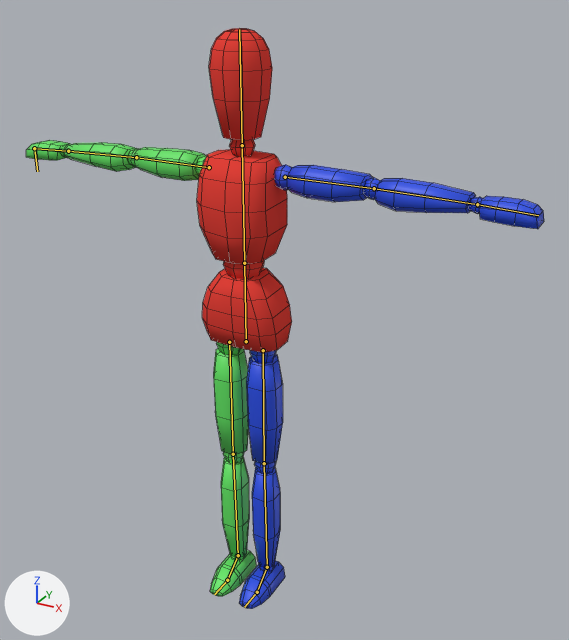
Renders of the Blender file Assets/Models/Template Entity.blend from each side of a commit.
Both versions are drawn from a camera (50 mm lens) standing at (1.096, -1.763, 1.84) and looking at (0.043, 0.152, 0.883). The lights are fixed; the arrows at lower left show +X, +Y and +Z. The bones that bend it are drawn over the model as lines. Mesh edges are drawn as thin lines.
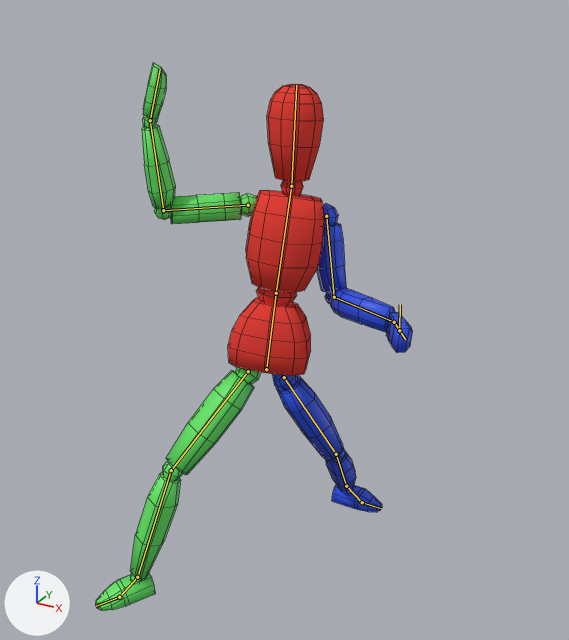
The newer file adds an action. The first version stands in its rest pose; the second is drawn at frame 5 of the action 'Break Guard'.

Where the change shows, as pixel boxes (x1, y1, x2, y2) in the pictures (569 x 640 px):
'Cube', posed (39% narrower): before (26, 28, 544, 609); after (95, 63, 413, 611)
bone 'Hip', root to tip: before (246, 341) to (244, 263); after (266, 369) to (276, 293)
bone 'Spine', root to tip: before (244, 263) to (242, 145); after (276, 293) to (291, 186)
bone 'Head', root to tip: before (242, 145) to (239, 29); after (291, 186) to (296, 85)
bone 'Upper Arm.L', root to tip: before (285, 177) to (374, 188); after (326, 216) to (334, 297)
bone 'Lower Arm.L', root to tip: before (374, 188) to (477, 204); after (334, 297) to (394, 322)
bone 'Hand.L', root to tip: before (477, 204) to (538, 215); after (394, 322) to (405, 339)
bone 'Upper Arm.R', root to tip: before (209, 167) to (136, 157); after (248, 205) to (163, 210)
bone 'Lower Arm.R', root to tip: before (136, 157) to (68, 151); after (163, 210) to (150, 120)
bone 'Hand.R', root to tip: before (68, 151) to (34, 148); after (150, 120) to (160, 69)
bone 'Foot.L', root to tip: before (267, 567) to (257, 592); after (346, 486) to (362, 502)
bone 'Foot.R', root to tip: before (238, 555) to (227, 580); after (137, 577) to (119, 597)

What changed in the scene script:
```text
Change bone_hip:
    where bone_hip = bpy.data.objects['Armature'].pose.bones['Hip']  # child of 'Root'
    bone_hip.location: (0.0, 0.0, 0.0) -> (0.0, -0.145, -0.117)
    bone_hip.rotation_quaternion: (1.0, 0.0, 0.0, 0.0) -> (0.977, -0.127, 0.168, -0.022)  # degrees (0, 0, 0) -> degrees (-16, 19, -5)
Change bone_spine:
    where bone_spine = bpy.data.objects['Armature'].pose.bones['Spine']  # child of 'Hip'
    bone_spine.rotation_quaternion: (1.0, 0.0, 0.0, 0.0) -> (0.993, 0.038, 0.11, -0.011)  # degrees (0, 0, 0) -> degrees (4, 13, -1)
Change bone_head:
    where bone_head = bpy.data.objects['Armature'].pose.bones['Head']  # child of 'Spine'
    bone_head.rotation_quaternion: (1.0, 0.0, 0.0, 0.0) -> (0.961, 0.044, -0.271, 0.041)  # degrees (0, 0, 0) -> degrees (4, -32, 4)
Change bone_upper_arm_l:
    where bone_upper_arm_l = bpy.data.objects['Armature'].pose.bones['Upper Arm.L']  # child of 'Spine'
    bone_upper_arm_l.rotation_quaternion: (1.0, 0.0, 0.0, 0.0) -> (0.723, -0.222, -0.309, -0.576)  # degrees (0, 0, 0) -> degrees (3, -45, -78)
Change bone_lower_arm_l:
    where bone_lower_arm_l = bpy.data.objects['Armature'].pose.bones['Lower Arm.L']  # child of 'Upper Arm.L'
    bone_lower_arm_l.rotation_quaternion: (1.0, 0.0, 0.0, 0.0) -> (0.763, 0.64, 0.068, -0.064)  # degrees (0, 0, 0) -> degrees (80, 11, -1)
Change bone_hand_l:
    where bone_hand_l = bpy.data.objects['Armature'].pose.bones['Hand.L']  # child of 'Lower Arm.L'
    bone_hand_l.rotation_quaternion: (1.0, 0.0, 0.0, 0.0) -> (0.962, 0.0, -0.045, -0.271)  # degrees (0, 0, 0) -> degrees (1, -5, -32)
Change bone_upper_arm_r:
    where bone_upper_arm_r = bpy.data.objects['Armature'].pose.bones['Upper Arm.R']  # child of 'Spine'
    bone_upper_arm_r.rotation_quaternion: (1.0, 0.0, 0.0, 0.0) -> (0.658, -0.021, 0.745, 0.111)  # degrees (0, 0, 0) -> degrees (-51, 100, -40)
Change bone_lower_arm_r:
    where bone_lower_arm_r = bpy.data.objects['Armature'].pose.bones['Lower Arm.R']  # child of 'Upper Arm.R'
    bone_lower_arm_r.rotation_quaternion: (1.0, 0.0, 0.0, 0.0) -> (0.646, 0.475, 0.352, 0.482)  # degrees (0, 0, 0) -> degrees (72, 0, 73)
Change bone_hand_r:
    where bone_hand_r = bpy.data.objects['Armature'].pose.bones['Hand.R']  # child of 'Lower Arm.R'
    bone_hand_r.rotation_quaternion: (1.0, 0.0, 0.0, 0.0) -> (0.101, 0.154, -0.982, -0.027)  # degrees (0, 0, 0) -> degrees (-5, -169, 18)
Change bone_foot_l:
    where bone_foot_l = bpy.data.objects['Armature'].pose.bones['Foot.L']  # child of 'Lower Leg.L'
    bone_foot_l.rotation_quaternion: (1.0, 0.0, 0.0, 0.0) -> (0.71, -0.547, -0.443, 0.0)  # degrees (0, 0, 0) -> degrees (-89, -39, 39)
Change bone_foot_r:
    where bone_foot_r = bpy.data.objects['Armature'].pose.bones['Foot.R']  # child of 'Lower Leg.R'
    bone_foot_r.rotation_quaternion: (1.0, 0.0, 0.0, 0.0) -> (0.967, 0.198, 0.16, 0.0)  # degrees (0, 0, 0) -> degrees (24, 18, 4)
Change bone_leg_ik_l:
    where bone_leg_ik_l = bpy.data.objects['Armature'].pose.bones['Leg IK.L']  # child of 'Root'
    bone_leg_ik_l.location: (0.0, 0.0, 0.0) -> (-0.001, 0.535, -0.042)
Change bone_pole_target_l:
    where bone_pole_target_l = bpy.data.objects['Armature'].pose.bones['Pole Target.L']  # child of 'Root'
    bone_pole_target_l.location: (0.0, 0.0, 0.0) -> (0.363, 0.0, -0.575)
Change bone_leg_ik_r:
    where bone_leg_ik_r = bpy.data.objects['Armature'].pose.bones['Leg IK.R']  # child of 'Root'
    bone_leg_ik_r.location: (0.0, 0.0, 0.0) -> (-0.006, -0.238, 0.235)
Change bone_pole_target_r:
    where bone_pole_target_r = bpy.data.objects['Armature'].pose.bones['Pole Target.R']  # child of 'Root'
    bone_pole_target_r.location: (0.0, 0.0, 0.0) -> (-0.305, 0.018, 0.0)
```
